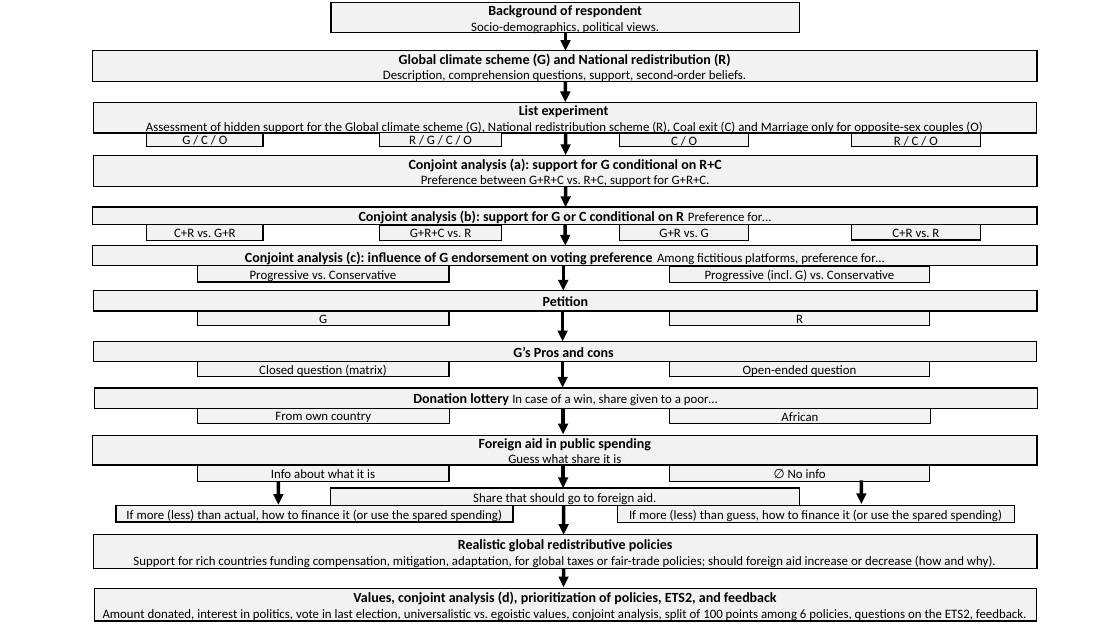
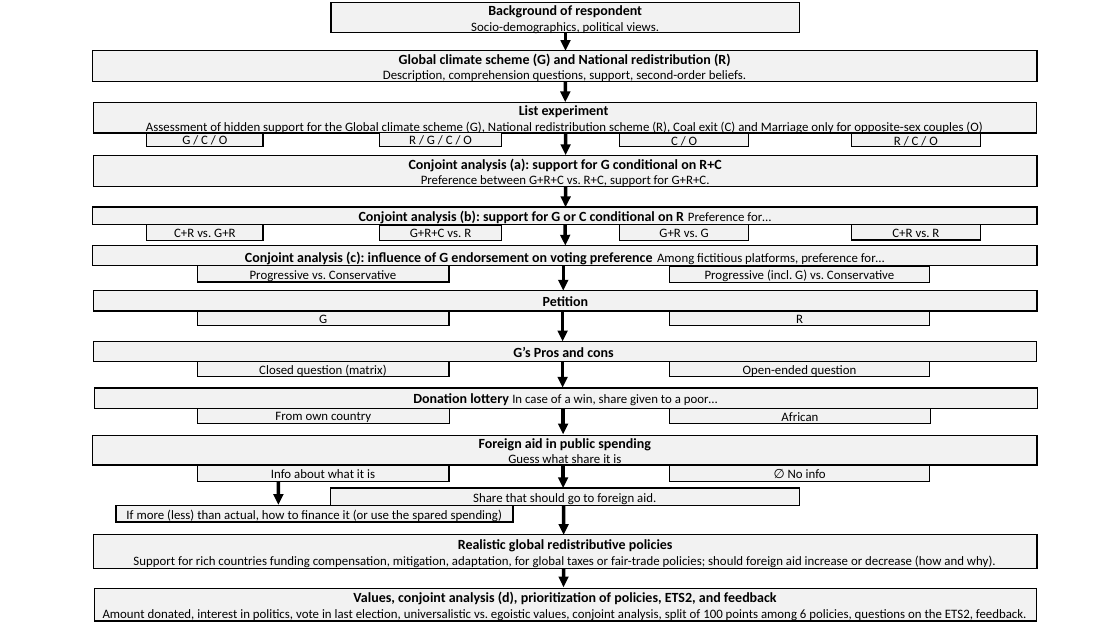
Before and after one commit to bixiou/global_tax_attitudes, a slide deck: slide 3 of questionnaire/survey_flow.pptx. Drawn at 1120x630 pixels with LibreOffice and Linux fonts; fonts in the diff are those of the drawing. Boxes give left, top, right and bottom in pixels: in the first picture for what was removed or moved away, otherwise in the second. Text is boxed around its words. In the diff, an @@ line names an element or a change of style, - is before the commit and + after.

```diff
--- a/questionnaire/survey_flow.pptx
+++ b/questionnaire/survey_flow.pptx
@@ rectangle removed at [618,506,1015,522] @@
-If more (less) than guess, how to finance it (or use the spared spending)
@@ arrow removed from (862, 481) to (861, 504) @@
```
Also in this commit, not shown: 1 other slide changed, 9 other files.
